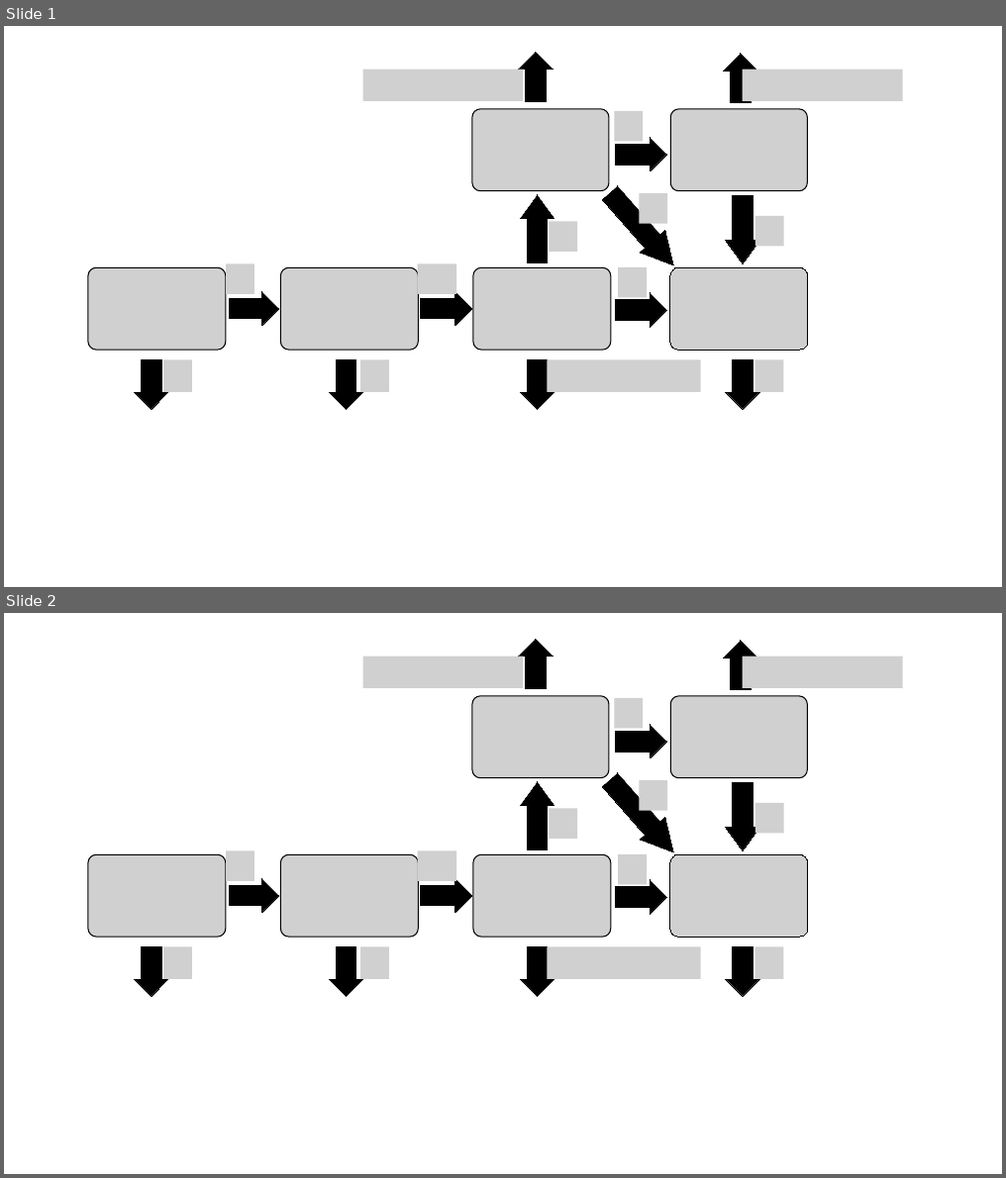
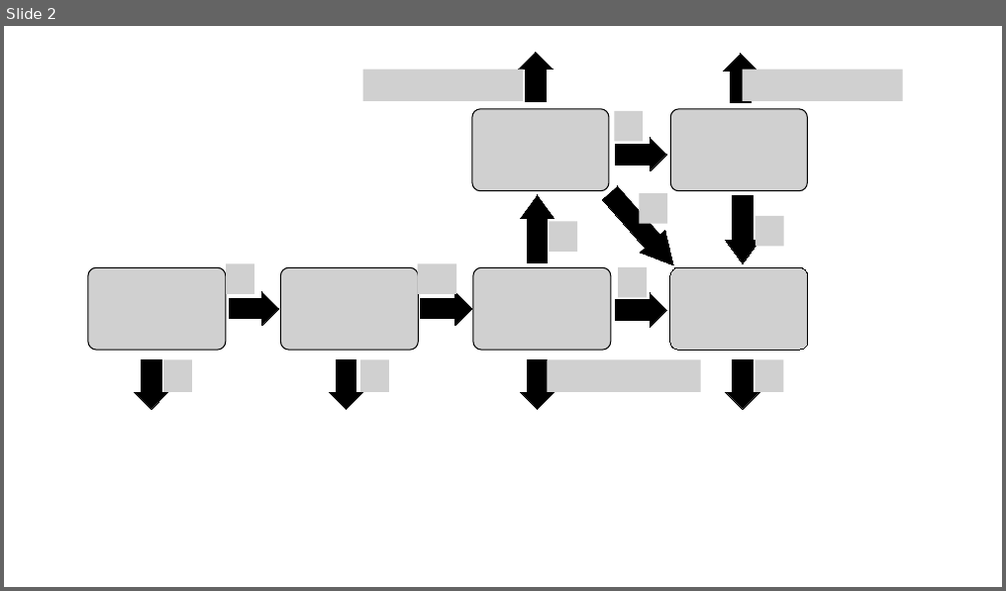
Before and after one commit to bilzee/InfectiousDiseaseModellingWithMiqdad, a slide deck: slides/figures/figures.pptx. Shown one above the other, each under a label of ours: slides 1 and 2 before the commit, slide 2 after it. The pictures are 1006x1178 and 1006x591 pixels, drawn with LibreOffice and Linux fonts; fonts in the diff are those of the drawing; grey boxes stand for pictures. Boxes give left, top, right and bottom in pixels: in the first picture for what was removed or moved away, otherwise in the second. Text is boxed around its words. In the diff, an @@ line names an element or a change of style, - is before the commit and + after.

Commit message:
added new differntial equations figure to slides

```diff
--- a/slides/figures/figures.pptx
+++ b/slides/figures/figures.pptx
@@ slide 1 removed at box(4, 26, 1002, 587), background #FFFFFF @@
@@ freeform shape removed at box(519, 52, 552, 101) @@
@@ freeform shape removed at box(724, 54, 757, 103) @@
@@ picture removed at box(363, 70, 524, 101) @@
@@ picture removed at box(743, 70, 902, 101) @@
@@ picture removed at box(472, 109, 610, 191) @@
@@ picture removed at box(614, 111, 643, 141) @@
@@ picture removed at box(671, 109, 808, 191) @@
@@ freeform shape removed at box(616, 138, 667, 172) @@
@@ freeform shape removed at box(520, 195, 553, 263) @@
@@ freeform shape removed at box(598, 182, 686, 276) @@
@@ picture removed at box(640, 193, 668, 224) @@
@@ freeform shape removed at box(726, 196, 759, 264) @@
@@ picture removed at box(549, 221, 577, 252) @@
@@ picture removed at box(755, 216, 784, 246) @@
@@ picture removed at box(88, 268, 226, 350) @@
@@ picture removed at box(226, 264, 254, 294) @@
@@ freeform shape removed at box(230, 291, 279, 325) @@
@@ picture removed at box(281, 268, 419, 350) @@
@@ picture removed at box(417, 264, 456, 294) @@
@@ freeform shape removed at box(421, 291, 472, 325) @@
@@ picture removed at box(473, 268, 611, 350) @@
@@ picture removed at box(618, 268, 647, 297) @@
@@ picture removed at box(670, 268, 808, 350) @@
@@ freeform shape removed at box(616, 293, 667, 327) @@
@@ freeform shape removed at box(135, 360, 168, 409) @@
@@ picture removed at box(163, 360, 192, 392) @@
@@ freeform shape removed at box(330, 360, 363, 409) @@
@@ picture removed at box(360, 360, 389, 392) @@
@@ freeform shape removed at box(520, 360, 553, 409) @@
@@ picture removed at box(547, 360, 700, 392) @@
@@ freeform shape removed at box(726, 360, 759, 409) @@
@@ picture removed at box(754, 360, 783, 392) @@
```
Also in this commit, not shown: 1 slide added, 2 other files.
